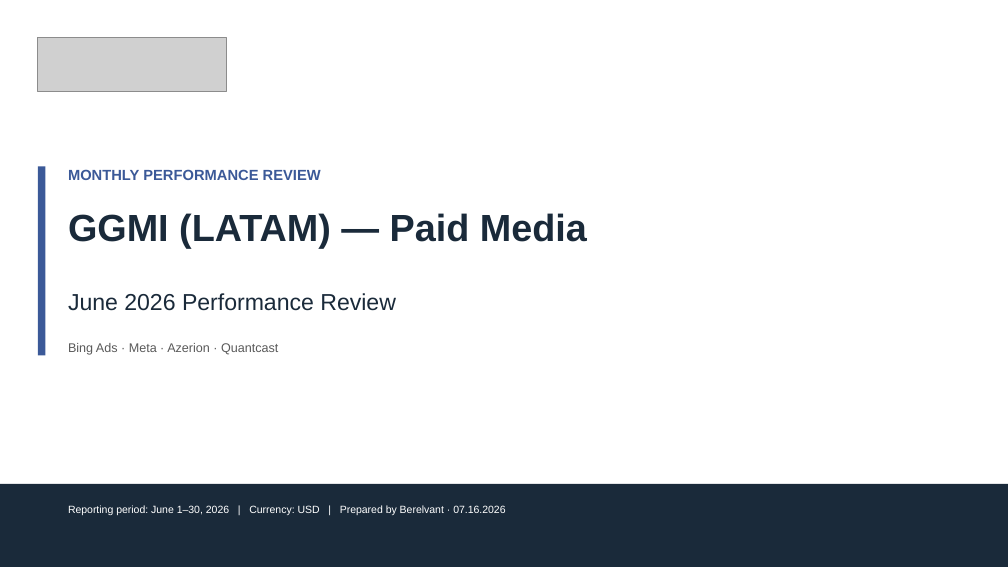
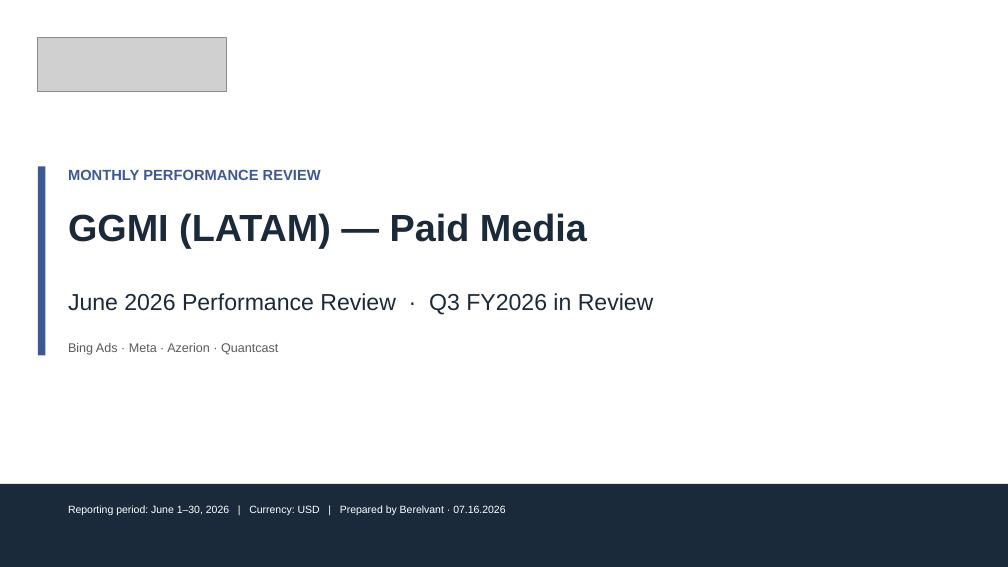
Before and after one commit to hablapro/brlvnt-reporting-hub, a slide deck: slide 1 of report-client-decks/06. GGMI_LATAM_June_2026_Performance_Review.pptx. Drawn at 1008x567 pixels with LibreOffice and Linux fonts; fonts in the diff are those of the drawing; grey boxes stand for pictures. Boxes give left, top, right and bottom in pixels: in the first picture for what was removed or moved away, otherwise in the second. Text is boxed around its words. In the diff, an @@ line names an element or a change of style, - is before the commit and + after.

```diff
--- a/report-client-decks/06. GGMI_LATAM_June_2026_Performance_Review.pptx
+++ b/report-client-decks/06. GGMI_LATAM_June_2026_Performance_Review.pptx
@@ text at (68, 293, 654, 315): text changed @@
-June 2026 Performance Review
+June 2026 Performance Review · Q3 FY2026 in Review
```
Also in this commit, not shown: 11 other slides changed, 4 slides added, 3 other files.
